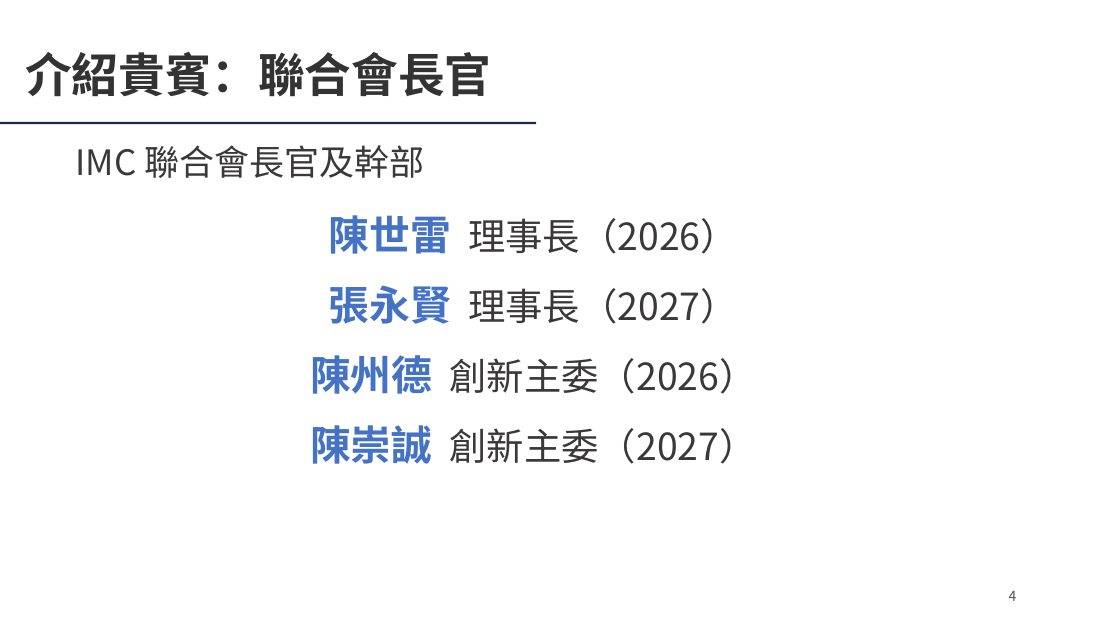
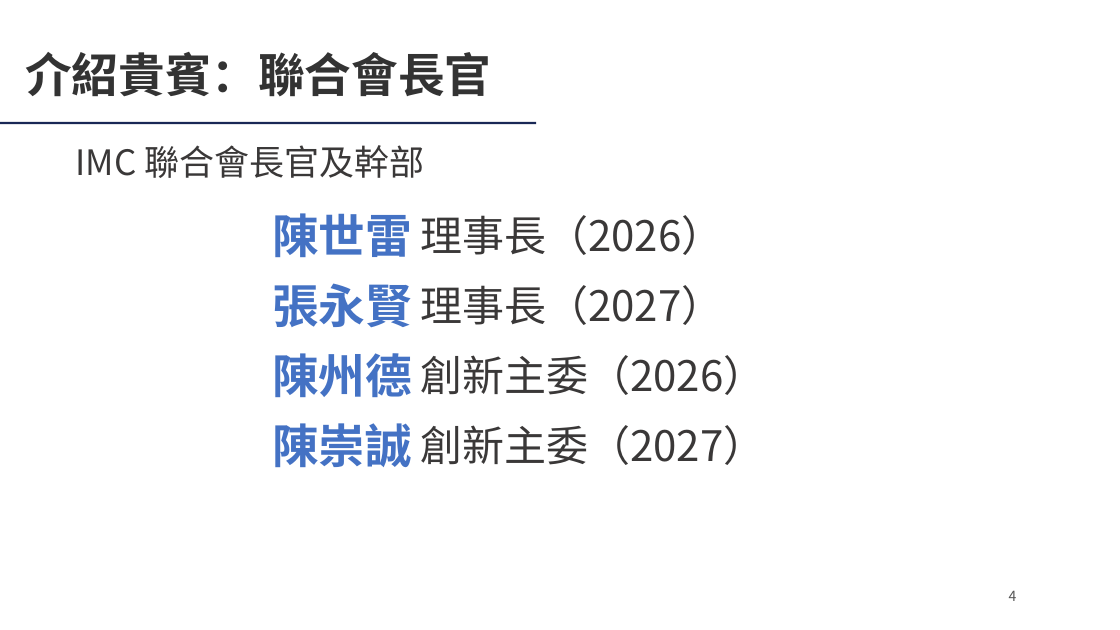
Before and after one commit to Ericliang680928/IAA, a slide deck: slide 4 of 20261204/agm/IAA會員大會簡報_20261204.pptx. Drawn at 1120x630 pixels with LibreOffice and Linux fonts; fonts in the diff are those of the drawing; background and template pictures are left out. Boxes give left, top, right and bottom in pixels: in the first picture for what was removed or moved away, otherwise in the second. Text is boxed around its words. In the diff, an @@ line names an element or a change of style, - is before the commit and + after.

```diff
--- a/20261204/agm/IAA會員大會簡報_20261204.pptx
+++ b/20261204/agm/IAA會員大會簡報_20261204.pptx
@@ text at bbox=[272, 213, 412, 257]: text changed; size 32 to 40 pt; text colour #3A3838 to #4472C4; bold on @@
-陳世雷 理事長（2026）
+陳世雷
@@ text at bbox=[420, 215, 723, 255]: text changed; size 32 to 36 pt @@
-張永賢 理事長（2027）
+理事長（2026）
@@ text added at bbox=[272, 283, 412, 327], 40 pt, text #4472C4, bold @@
+張永賢
@@ text added at bbox=[420, 285, 723, 325], 36 pt, text #3A3838 @@
+理事長（2027）
@@ text added at bbox=[272, 353, 412, 397], 40 pt, text #4472C4, bold @@
+陳州德
@@ text at bbox=[420, 355, 765, 395]: text changed; size 32 to 36 pt @@
-陳州德 創新主委（2026）
+創新主委（2026）
@@ text added at bbox=[272, 423, 412, 467], 40 pt, text #4472C4, bold @@
+陳崇誠
@@ text at bbox=[420, 425, 765, 465]: text changed; size 32 to 36 pt @@
-陳崇誠 創新主委（2027）
+創新主委（2027）
```
Also in this commit, not shown: 10 other slides changed, 1 slide added, 3 other files.
